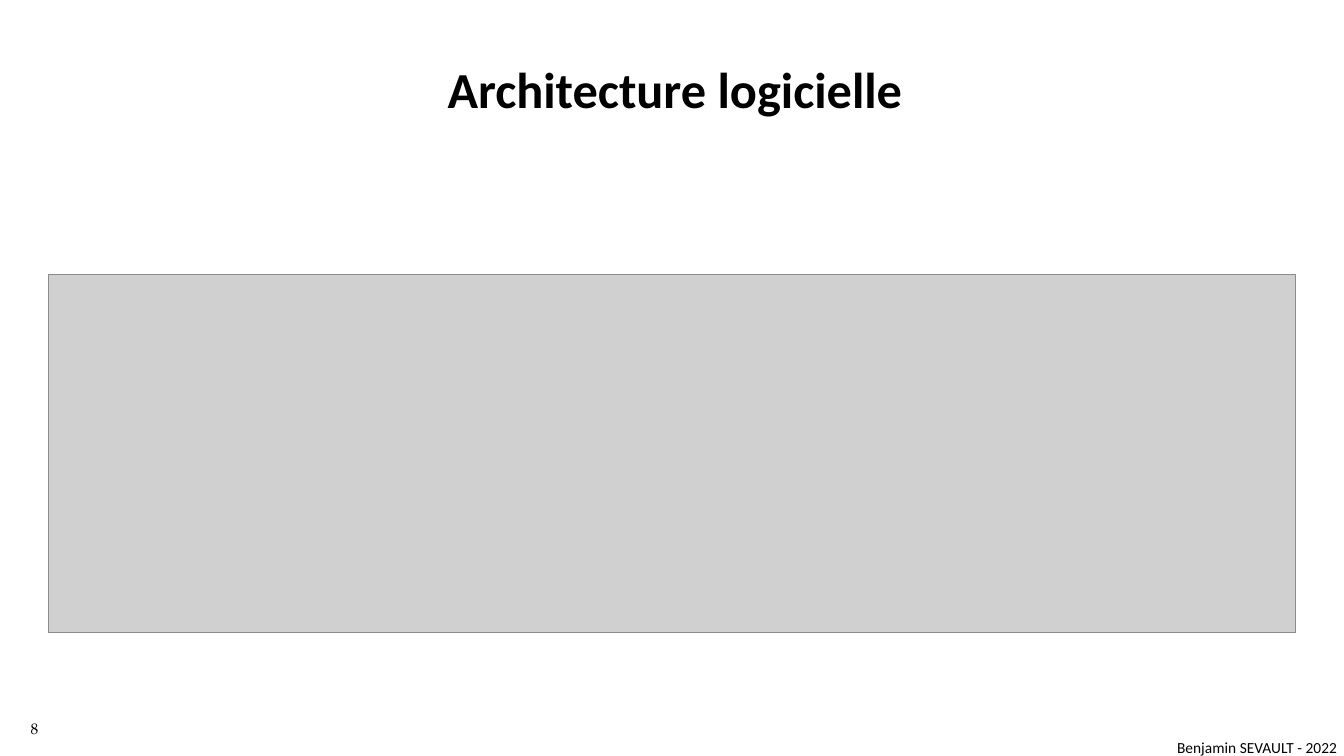
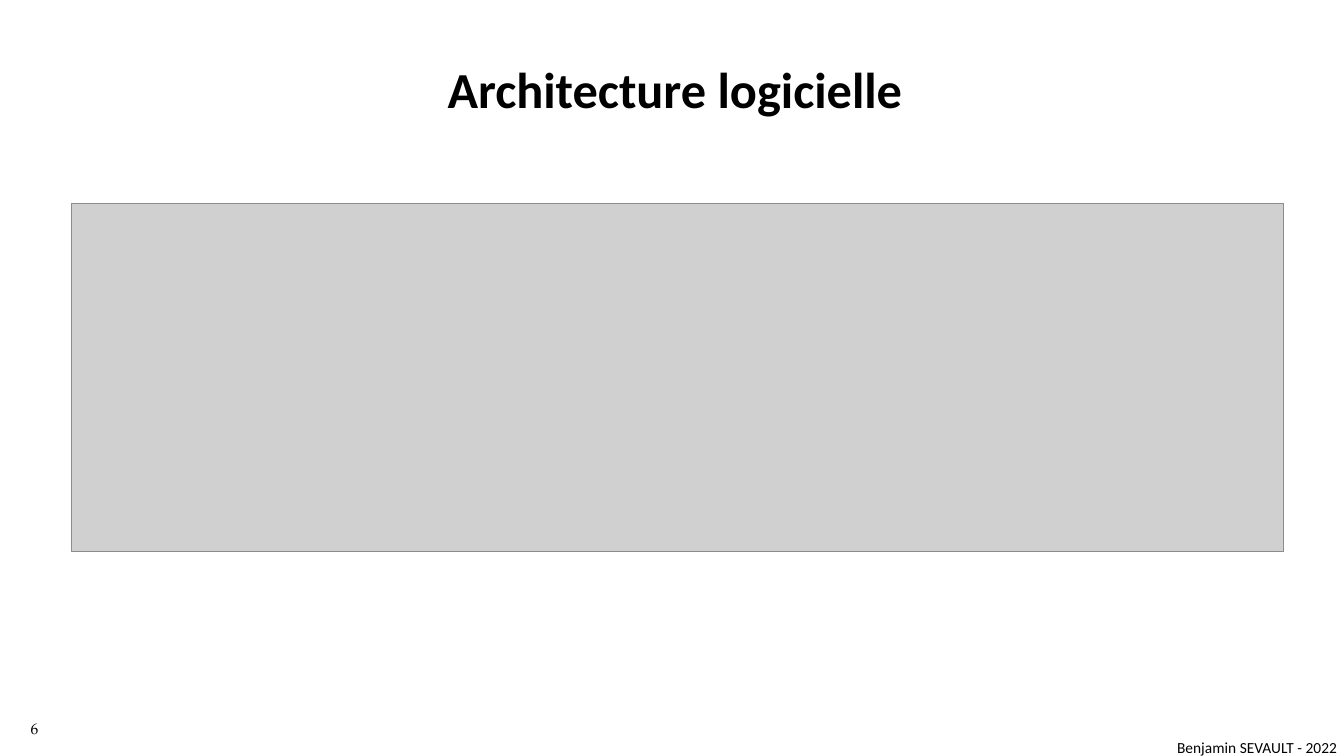
Before and after one commit to BSevault/beemonitor-docs, a slide deck: slide 6 of Projet de ruche connectée.pptx (slide 8 before the commit). Drawn at 1344x756 pixels with LibreOffice and Linux fonts; fonts in the diff are those of the drawing; grey boxes stand for pictures; background and template pictures are left out. Boxes give left, top, right and bottom in pixels: in the first picture for what was removed or moved away, otherwise in the second. Text is boxed around its words. In the diff, an @@ line names an element or a change of style, - is before the commit and + after.

```diff
--- a/Projet de ruche connectée.pptx
+++ b/Projet de ruche connectée.pptx
@@ picture: place and size @@
-picture at (48,275,1296,633)
+picture at (72,204,1284,552)
@@ page number at (31,723,39,735): text changed @@
-8
+6
```
Also in this commit, not shown: 3 other slides changed, 1 slide added, 7 slides removed, 3 other files.
